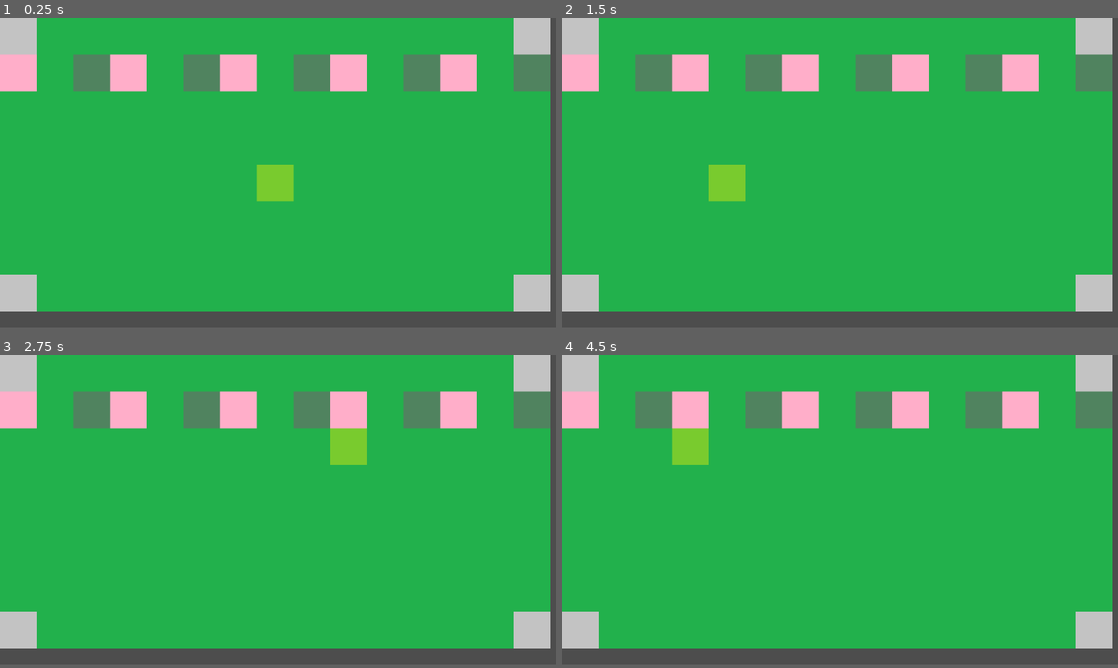
Above: before the commit, frames 1-4 (two rows, left to right).
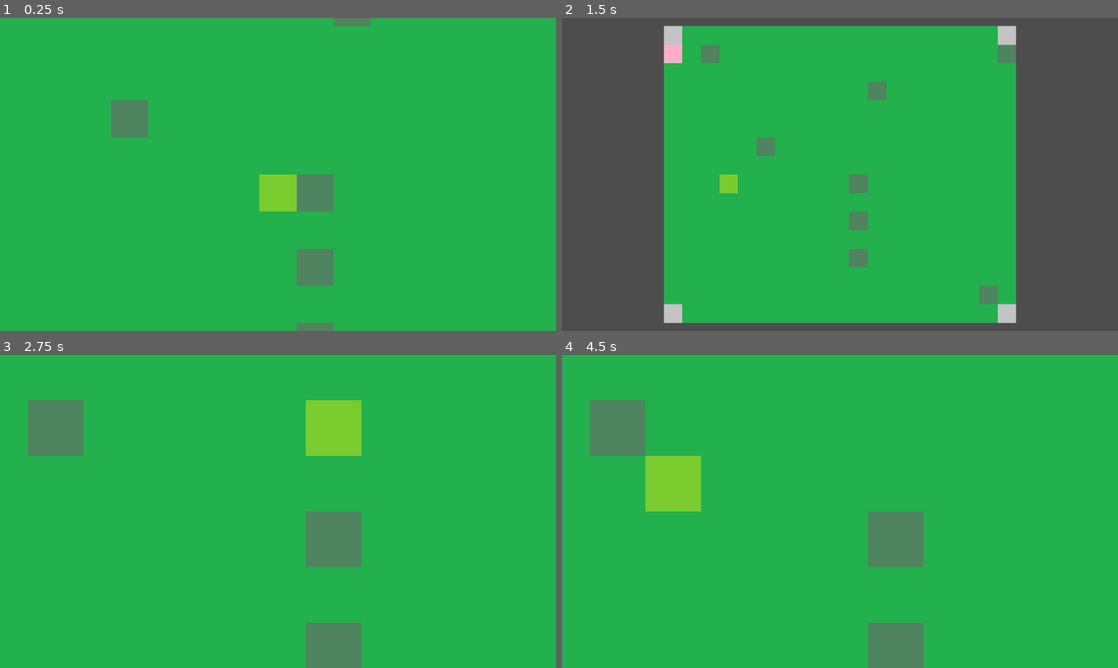
Above: after the commit, the same moments.

Repository: PlatinumSkink/Infantry-Wars-V1
Game: Godot game, scene res://scenes/generated_map.tscn
The game is run twice, just before and just after one commit, with the same random seed, the same clock (stepped at 60 frames per second) and the same inputs.
Inputs (mouse positions are in pixels of both pictures, inside the frame that each line leads up to):
- Up to frame 1 (0.25 s): no input
- Up to frame 2 (1.5 s): tap Enter at 0.5 s; move the mouse to (962, 155) at 0.52 s; press the mouse at (962, 155) at 0.53 s; tap Mouse wheel up (zoom_in, bound only after the commit) at 0.8, 1.35 s; tap Space at 1.25 s; move the mouse to (728, 187) at 1.27 s; release the mouse at (728, 187) at 1.28 s
- Up to frame 3 (2.75 s): tap Mouse wheel down (zoom_out, bound only after the commit) at 1.55 s; tap Enter at 2 s; move the mouse to (333, 442) at 2.02 s; hold Mouse wheel down (zoom_out, bound only after the commit) from 2.03 s (still down); click (333, 442) at 2.3 s
- Up to frame 4 (4.5 s): tap Space at 2.75, 4.25 s; move the mouse to (812, 570) at 2.77 s; release Mouse wheel down (zoom_out, bound only after the commit) at 2.78 s; click (812, 570) at 2.85 s; tap Mouse wheel up (zoom_in, bound only after the commit) at 3.05 s; tap Enter at 3.5 s; move the mouse to (1006, 555) at 3.52 s; hold Mouse wheel up (zoom_in, bound only after the commit) 3.53-4.28 s; tap Mouse wheel down (zoom_out, bound only after the commit) at 3.8, 4.35 s; move the mouse to (673, 464) at 4.27 s
In our replay, the window is 800x445 before the commit and 800x450 after it. These sizes can differ from the game's own. Grey fills any space a smaller window leaves; there, only what the larger window draws over its background counts as a difference.

The runs differ from the first frame. In frame 1, 20% of the frame differs, in the area x 0-100%, y 0-100%; in frame 2, 45%, in the area x 0-99%, y 0-98%; in frame 3, 22%; in frame 4, 23%.
Error before the commit: Invalid access of index '10.0' on a base object of type: 'Array'. (res://scripts/generated_map.gd:116)

Commit message:
Camera with zoom works!

Diff:
--- a/project.godot
+++ b/project.godot
@@ -21,8 +21,10 @@
 
 [display]
 
-window/size/viewport_width=1940
+window/size/viewport_width=1920
 window/size/viewport_height=1080
+window/size/window_width_override=1280
+window/size/window_height_override=720
 window/stretch/mode="viewport"
 
 [input]
@@ -37,6 +39,28 @@
 "events": [Object(InputEventKey,"resource_local_to_scene":false,"resource_name":"","device":-1,"window_id":0,"alt_press …(195 unchanged characters)…
 ]
 }
+zoom_out={
+"deadzone": 0.2,
+"events": [Object(InputEventMouseButton,"resource_local_to_scene":false,"resource_name":"","device":-1,"window_id":0,"alt_pressed":false,"shift_pressed":false,"ctrl_pressed":false,"meta_pressed":false,"button_mask":0,"position":Vector2(0, 0),"global_position":Vector2(0, 0),"factor":1.0,"button_index":5,"canceled":false,"pressed":false,"double_click":false,"script":null)
+, Object(InputEventKey,"resource_local_to_scene":false,"resource_name":"","device":-1,"window_id":0,"alt_pressed":false,"shift_pressed":false,"ctrl_pressed":false,"meta_pressed":false,"pressed":false,"keycode":0,"physical_keycode":4194440,"key_label":0,"unicode":0,"location":0,"echo":false,"script":null)
+]
+}
+zoom_in={
+"deadzone": 0.2,
+"events": [Object(InputEventMouseButton,"resource_local_to_scene":false,"resource_name":"","device":-1,"window_id":0,"alt_pressed":false,"shift_pressed":false,"ctrl_pressed":false,"meta_pressed":false,"button_mask":0,"position":Vector2(0, 0),"global_position":Vector2(0, 0),"factor":1.0,"button_index":4,"canceled":false,"pressed":false,"double_click":false,"script":null)
+, Object(InputEventKey,"resource_local_to_scene":false,"resource_name":"","device":-1,"window_id":0,"alt_pressed":false,"shift_pressed":false,"ctrl_pressed":false,"meta_pressed":false,"pressed":false,"keycode":0,"physical_keycode":4194446,"key_label":0,"unicode":0,"location":0,"echo":false,"script":null)
+]
+}
+down={
+"deadzone": 0.2,
+"events": [Object(InputEventKey,"resource_local_to_scene":false,"resource_name":"","device":-1,"window_id":0,"alt_pressed":false,"shift_pressed":false,"ctrl_pressed":false,"meta_pressed":false,"pressed":false,"keycode":0,"physical_keycode":4194322,"key_label":0,"unicode":0,"location":0,"echo":false,"script":null)
+]
+}
+up={
+"deadzone": 0.2,
+"events": [Object(InputEventKey,"resource_local_to_scene":false,"resource_name":"","device":-1,"window_id":0,"alt_pressed":false,"shift_pressed":false,"ctrl_pressed":false,"meta_pressed":false,"pressed":false,"keycode":0,"physical_keycode":4194320,"key_label":0,"unicode":0,"location":0,"echo":false,"script":null)
+]
+}
 
 [physics]
 
--- a/scenes/generated_map.tscn
+++ b/scenes/generated_map.tscn
@@ -12,6 +12,6 @@
 texture = ExtResource("2_l1oju")
 centered = false
 
-[node name="Camera2D" type="Camera2D" parent="." unique_id=2041094251]
-anchor_mode = 0
-drag_vertical_enabled = true
+[node name="Camera" type="Node2D" parent="." unique_id=419798172]
+
+[node name="Camera2D" type="Camera2D" parent="Camera" unique_id=2041094251]
--- a/scenes/terrain/water.tscn
+++ b/scenes/terrain/water.tscn
@@ -9,7 +9,7 @@
 defense = 1
 hiding_defense = 1
 disbles_attacking = true
-movement_cost = Dictionary[Variant, float]({
+movement_cost = Dictionary[int, float]({
 0: 2.0,
 1: 99.0,
 2: 99.0,
--- a/scripts/generated_map.gd
+++ b/scripts/generated_map.gd
@@ -14,7 +14,8 @@
 const WASTELAND = preload("uid://dmk0ogaalafow")
 const WATER = preload("uid://clov3pgyy2heg")
 
-@onready var camera_2d: Camera2D = $Camera2D
+@onready var camera: Node2D = $Camera
+@onready var camera_2d: Camera2D = $Camera/Camera2D
 @export var camera_speed: int = 500
 
 var terrain_dictionary: Dictionary[Globals.Terrain, Resource] = {
@@ -34,25 +35,49 @@
 }
 
 var test_map = [
-	[4, 1, 1, 1, 1, 1, 1, 1, 1, 1, 1, 1, 1, 1, 4],
-	[2, 1, 0, 2, 1, 0, 2, 1, 0, 2, 1, 0, 2, 1, 0],
-	[1, 1, 1, 1, 1, 1, 1, 1, 1, 1, 1, 1, 1, 1, 1],
-	[1, 1, 1, 1, 1, 1, 1, 1, 1, 1, 1, 1, 1, 1, 1],
-	[1, 1, 1, 1, 1, 1, 1, 1, 1, 1, 1, 1, 1, 1, 1],
-	[1, 1, 1, 1, 1, 1, 1, 1, 1, 1, 1, 1, 1, 1, 1],
-	[1, 1, 1, 1, 1, 1, 1, 1, 1, 1, 1, 1, 1, 1, 1],
-	[4, 1, 1, 1, 1, 1, 1, 1, 1, 1, 1, 1, 1, 1, 4],
+	[4, 1, 1, 1, 1, 1, 1, 1, 1, 1, 1, 1, 1, 1, 1, 1, 1, 1, 4],
+	[2, 1, 0, 1, 1, 1, 1, 1, 1, 1, 1, 1, 1, 1, 1, 1, 1, 1, 0],
+	[1, 1, 1, 1, 1, 1, 1, 1, 1, 1, 1, 1, 1, 1, 1, 1, 1, 1, 1],
+	[1, 1, 1, 1, 1, 1, 1, 1, 1, 1, 1, 0, 1, 1, 1, 1, 1, 1, 1],
+	[1, 1, 1, 1, 1, 1, 1, 1, 1, 1, 1, 1, 1, 1, 1, 1, 1, 1, 1],
+	[1, 1, 1, 1, 1, 1, 1, 1, 1, 1, 1, 1, 1, 1, 1, 1, 1, 1, 1],
+	[1, 1, 1, 1, 1, 0, 1, 1, 1, 1, 1, 1, 1, 1, 1, 1, 1, 1, 1],
+	[1, 1, 1, 1, 1, 1, 1, 1, 1, 1, 1, 1, 1, 1, 1, 1, 1, 1, 1],
+	[1, 1, 1, 1, 1, 1, 1, 1, 1, 1, 0, 1, 1, 1, 1, 1, 1, 1, 1],
+	[1, 1, 1, 1, 1, 1, 1, 1, 1, 1, 1, 1, 1, 1, 1, 1, 1, 1, 1],
+	[1, 1, 1, 1, 1, 1, 1, 1, 1, 1, 0, 1, 1, 1, 1, 1, 1, 1, 1],
+	[1, 1, 1, 1, 1, 1, 1, 1, 1, 1, 1, 1, 1, 1, 1, 1, 1, 1, 1],
+	[1, 1, 1, 1, 1, 1, 1, 1, 1, 1, 0, 1, 1, 1, 1, 1, 1, 1, 1],
+	[1, 1, 1, 1, 1, 1, 1, 1, 1, 1, 1, 1, 1, 1, 1, 1, 1, 1, 1],
+	[1, 1, 1, 1, 1, 1, 1, 1, 1, 1, 1, 1, 1, 1, 1, 1, 1, 0, 1],
+	[4, 1, 1, 1, 1, 1, 1, 1, 1, 1, 1, 1, 1, 1, 1, 1, 1, 1, 4],
 ]
 var map_width: int = 0
 var map_height: int = 0
+var map_width_pixels: int = 0
+var map_height_pixels: int = 0
 var tile_map = []
 
 var pixels: int = 128
 
 @onready var zone: Sprite2D = $Zone
 
+var camera_position_x: float = 0:
+	set(value):
+		camera_position_x = value
+		camera.position.x = camera_position_x
+
+var camera_position_y: float = 0:
+	set(value):
+		camera_position_y = value
+		camera.position.y = camera_position_y
+
 func _ready() -> void:
 	build_map(test_map)
+	var half_map_width = map_width_pixels / 2
+	var half_map_height = map_height_pixels / 2
+	camera_position_x = half_map_width
+	camera_position_y = half_map_height
 
 func build_map(map) -> void:
 	map_height = len(map)
@@ -70,34 +95,45 @@
 			x += 1
 		y += 1
 		tile_map.append(new_row)
+	map_width_pixels = map_width * pixels
+	map_height_pixels = map_height * pixels
 
 # Called every frame. 'delta' is the elapsed time since the previous frame.
 func _process(delta: float) -> void:
 	var mousePos: Vector2 = get_global_mouse_position()
+	var viewportMousePos: Vector2 = get_viewport().get_mouse_position()
 	var x = floorf(mousePos.x / pixels)
 	var y = floorf(mousePos.y / pixels)
 	if is_in_bounds(x, y):
+		zone.visible = true
 		zone.position = Vector2(x * pixels, y * pixels)
 	else:
-		zone.position.x = -500
+		zone.visible = false
 	var viewport_size = get_viewport_rect().size
 	var twenty_percent_of_width = viewport_size / 5
-	if mousePos.x < twenty_percent_of_width.x + camera_2d.position.x:
-		camera_2d.position.x -= camera_speed * delta
-		if camera_2d.position.x < 0:
-			camera_2d.position.x = 0
-	if mousePos.y < twenty_percent_of_width.y + camera_2d.position.y:
-		camera_2d.position.y -= camera_speed * delta
-		if camera_2d.position.y < 0:
-			camera_2d.position.y = 0
-	if mousePos.x > viewport_size.x - twenty_percent_of_width.x + camera_2d.position.x:
-		camera_2d.position.x += camera_speed * delta
-		if camera_2d.position.x + viewport_size.x > map_width * pixels:
-			camera_2d.position.x = map_width * pixels - viewport_size.x
-	if mousePos.y  > viewport_size.y - twenty_percent_of_width.y + camera_2d.position.y:
-		camera_2d.position.y += camera_speed * delta
-		if camera_2d.position.y + viewport_size.y > map_height * pixels:
-			camera_2d.position.y = map_width * pixels - viewport_size.y
+	var zoomed_viewport_size = viewport_size / camera_2d.zoom
+	if viewport_size.x / camera_2d.zoom.x < map_width_pixels:
+		if viewportMousePos.x < twenty_percent_of_width.x:
+			camera_position_x -= camera_speed / camera_2d.zoom.x * delta
+			if camera_position_x < (viewport_size.x / camera_2d.zoom.x) / 2:
+				camera_position_x = (viewport_size.x / camera_2d.zoom.x) / 2
+		if viewportMousePos.x > viewport_size.x - twenty_percent_of_width.x:
+			camera_position_x += camera_speed / camera_2d.zoom.y * delta
+			if camera_position_x + (viewport_size.x / camera_2d.zoom.x) / 2 > map_width_pixels:
+				camera_position_x = map_width_pixels - (viewport_size.x / camera_2d.zoom.x) / 2
+	else:
+		camera_position_x = map_width_pixels / 2 # middle
+	if viewport_size.y / camera_2d.zoom.y < map_height_pixels:
+		if viewportMousePos.y < twenty_percent_of_width.y:
+			camera_position_y -= camera_speed / camera_2d.zoom.y * delta
+			if camera_position_y - (viewport_size.y / camera_2d.zoom.y) / 2 < 0:
+				camera_position_y = (viewport_size.y / camera_2d.zoom.y) / 2
+		if viewportMousePos.y > viewport_size.y - twenty_percent_of_width.y:
+			camera_position_y += camera_speed / camera_2d.zoom.y * delta
+			if camera_position_y + (viewport_size.y / camera_2d.zoom.y) / 2 > map_height_pixels:
+				camera_position_y = map_height_pixels - (viewport_size.y / camera_2d.zoom.y) / 2
+	else:
+		camera_position_y = map_height_pixels / 2 # middle
 
 func get_mouse_grid_coordinate() -> Vector2:
 	var mousePos: Vector2 = get_global_mouse_position()
@@ -108,13 +144,29 @@
 func is_in_bounds(x: int, y: int) -> bool:
 	return x < map_width && y < map_height && x > -1 && y > -1
 
+var zoom_minimum = Vector2(.1, .1)
+var zoom_maximum = Vector2(2.5, 2.5)
+var zoom_speed = Vector2(.5, .5)
 
-func _input(event) -> void: # When an action happened.
+func _input(event: InputEvent) -> void: # When an action happened.
 	if event.is_action_pressed("click"):
 		var grid_pos = get_mouse_grid_coordinate()
-		if is_in_bounds(grid_pos.x, grid_pos.y):
-			var terrain = tile_map[grid_pos.x][grid_pos.y]
+		if is_in_bounds(grid_pos.y, grid_pos.x):
+			var terrain = tile_map[grid_pos.y][grid_pos.x]
 			print("terrain: " + str(terrain.terrain_type))
+
+	if event.is_action_pressed("zoom_in"):
+		if camera_2d.zoom > zoom_minimum:
+			camera_2d.zoom -= zoom_speed
+			var viewport_size = get_viewport_rect().size
+			print("zoom: " + str(camera_2d.zoom) + ". viewport_size: " + str(viewport_size / camera_2d.zoom) + ". map_size: " + str(map_width_pixels) + "," + str(map_height_pixels))
+
+	if event.is_action_pressed("zoom_out"):
+		if camera_2d.zoom < zoom_maximum:
+			camera_2d.zoom += zoom_speed
+			var viewport_size = get_viewport_rect().size
+			print("zoom: " + str(camera_2d.zoom) + ". viewport_size: " + str(viewport_size / camera_2d.zoom) + ". map_size: " + str(map_width_pixels) + "," + str(map_height_pixels))
+
 
 	if event.is_action_pressed("escape"):
 		get_tree().quit()
